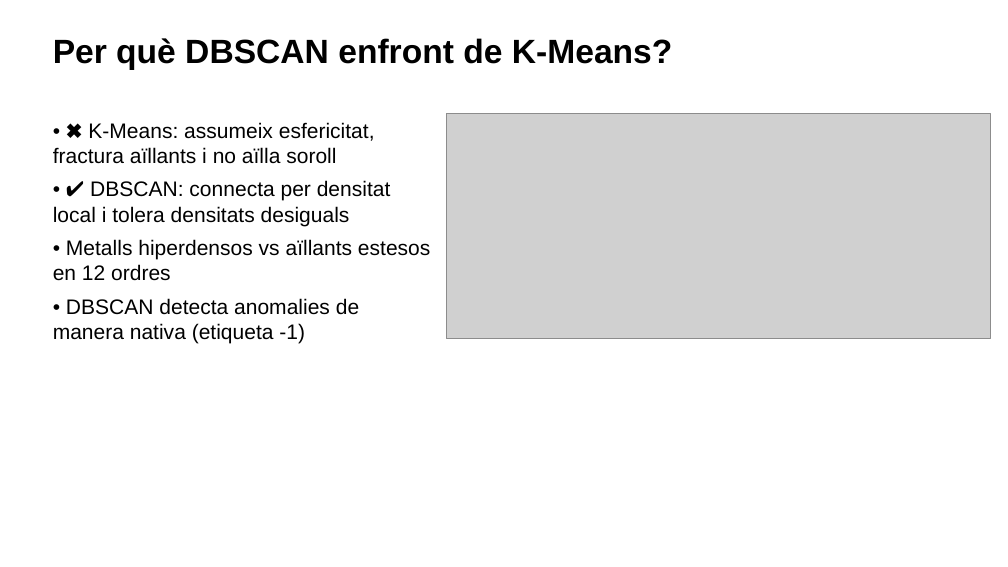
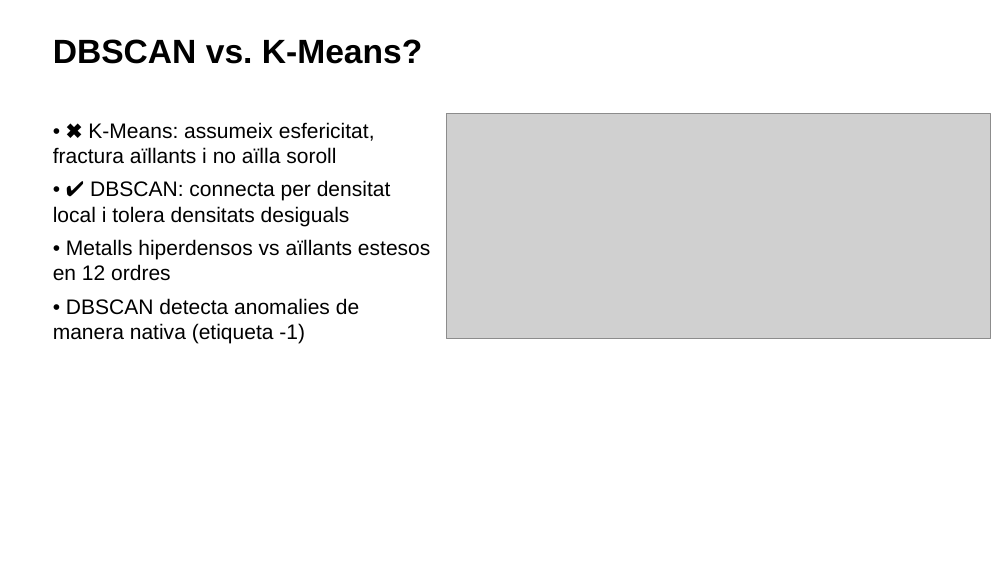
Before and after one commit to ArnauMontull/CPIA-Expo, a slide deck: slide 14 of presentacion/expo_cpia.pptx. Drawn at 1008x567 pixels with LibreOffice and Linux fonts; fonts in the diff are those of the drawing; grey boxes stand for pictures. Boxes give left, top, right and bottom in pixels: in the first picture for what was removed or moved away, otherwise in the second. Text is boxed around its words. In the diff, an @@ line names an element or a change of style, - is before the commit and + after.

Commit message:
docs(slides): actualitzar presentacio d'Uriel amb els canvis de disseny i text

```diff
--- a/presentacion/expo_cpia.pptx
+++ b/presentacion/expo_cpia.pptx
@@ text at [53, 39, 422, 64]: text changed @@
-Per què DBSCAN enfront de K-Means?
+DBSCAN vs. K-Means?
```
Also in this commit, not shown: 4 other files.
